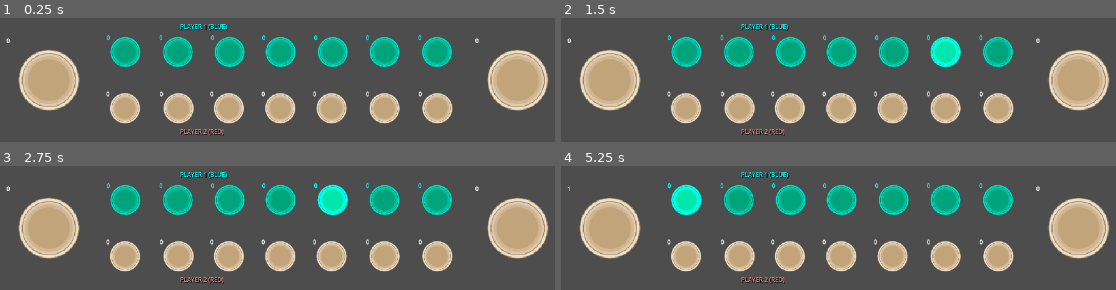
Above: before the commit, frames 1-4 (two rows, left to right).
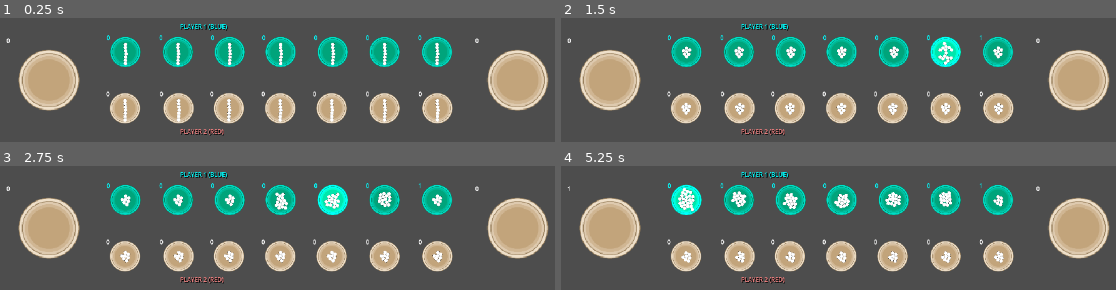
Above: after the commit, the same moments.

Repository: Hoplyman/GameHackathon-Achuuuspekoply
Game: Godot game, scene res://scenes/Gameplay.tscn
Two runs of this game, one before a commit and one after it. Both use one fixed random seed, a clock stepped at 60 frames per second and the inputs below. This scene is started directly instead of the project's main scene.
Inputs (mouse positions are in pixels of both pictures, inside the frame that each line leads up to):
- Up to frame 1 (0.25 s): no input
- Up to frame 2 (1.5 s): move the mouse to (999, 51) at 0.52 s; click (999, 51) at 0.67 s; move the mouse to (943, 51) at 1.27 s; click (943, 51) at 1.42 s
- Up to frame 3 (2.75 s): move the mouse to (333, 199) at 2.02 s; click (333, 199) at 2.17 s
- Up to frame 4 (5.25 s): move the mouse to (844, 199) at 2.77 s; click (844, 199) at 2.92 s; move the mouse to (788, 199) at 3.52 s; click (788, 199) at 3.67 s; move the mouse to (738, 199) at 4.27 s; click (738, 199) at 4.42 s; move the mouse to (688, 199) at 5.02 s; click (688, 199) at 5.17 s

The runs differ from the first frame. In frame 1, 1.6% of the frame differs, in the area x 22-80%, y 20-84%; in frame 2, 1.8%; in frame 3, 2.1%; in frame 4, 2.6%, in the area x 21-80%, y 13-79%.

Commit message:
Refactor pit shell logic and add campaign mode support
Refactored Pit.gd to support both PvP and Campaign modes by detecting the active mode and interacting with the appropriate node. Added campaign.gd script for shell management in campaign mode and updated scene files to remove unused groups and assign new scripts. Deleted Board.tscn and cleaned up main house group assignments.

Diff:
--- a/objects/Pit.gd
+++ b/objects/Pit.gd
@@ -5,7 +5,6 @@
 
 var shells: int = 0
 var fshells: int = 0
-var gameplay  # assigned externally by the manager
 
 func _ready():
 	update_label()
@@ -34,17 +33,34 @@
 	spawn_shells()
 
 func spawn_shells():
+	var gamemode: String = ""
+	var pvp = get_tree().root.get_node("Gameplay")
+	var campaign = get_tree().root.get_node("Campaign")
 	var pits = get_tree().get_nodes_in_group("pits")
 	var pit_index = pits.find(self)
-
-	if pit_index != -1 and gameplay:
+	if campaign:
+		print("Campaign found!")
+		gamemode = "Campaign"
+	elif  pvp:
+		print("Gameplay found!")
+		gamemode = ("Pvp")
+	else:
+		gamemode = ""
+	if pit_index != -1 and gamemode == "Campaign":
 		var pit_node = pits[pit_index]
 		var pitx = pit_node.position.x
 		var pity = pit_node.position.y
-		gameplay.set_shells(shells, pitx, pity)
+		campaign.set_shells(shells, pitx, pity)
+		print("Pit found in group")
+	elif pit_index != -1 and gamemode == "Pvp":
+		var pit_node = pits[pit_index]
+		var pitx = pit_node.position.x
+		var pity = pit_node.position.y
+		pvp.set_shells(shells, pitx, pity)
 		print("Pit found in group")
 	else:
-		print("Pit not found in group or gameplay not assigned!")
+		print("Pit not found in group")
+		return 0
 
 func update_label():
 	var shell_count = fshells
@@ -54,16 +70,33 @@
 		print("Warning: ShellLabel not found in Pit")
 
 func count_shells_in_area() -> int:
+	var gamemode: String = ""
+	var pvp = get_tree().root.get_node("Gameplay")
+	var campaign = get_tree().root.get_node("Campaign")
 	fshells = 0
-	if not gameplay:
-		print("Gameplay not assigned in Pit!")
+	if campaign:
+		print("Campaign found!")
+		gamemode = "Campaign"
+	elif  pvp:
+		print("Gameplay found!")
+		gamemode = ("Pvp")
+	else:
+		gamemode = ""
+	if gamemode == "Campaign":
+		for child in campaign.get_children():
+			if child.name.begins_with("Shell"):  # Or use `is Shell` if you use a script class
+				if shell_area and shell_area.overlaps_body(child):
+					fshells += 1
+		return fshells
+	elif gamemode == "Pvp":
+		for child in pvp.get_children():
+			if child.name.begins_with("Shell"):  # Or use `is Shell` if you use a script class
+				if shell_area and shell_area.overlaps_body(child):
+					fshells += 1
+		return fshells
+	else:
 		return 0
 
-	for child in gameplay.get_children():
-		if child.name.begins_with("Shell"):  # Or use `is Shell` if you use a script class
-			if shell_area and shell_area.overlaps_body(child):
-				fshells += 1
-	return fshells
 
 func _on_gravity_area_body_entered(body: Node2D) -> void:
 	if body is RigidBody2D:
--- a/scenes/Board.tscn
+++ /dev/null
@@ -1,62 +0,0 @@
-[gd_scene load_steps=4 format=3 uid="uid://4dldi0onjqhq"]
-
-[ext_resource type="PackedScene" uid="uid://crgh76dqr0wvu" path="res://objects/Pit.tscn" id="1_qails"]
-[ext_resource type="PackedScene" uid="uid://c6sjqtnwnp0gx" path="res://objects/MainHouse.tscn" id="3_66b1s"]
-[ext_resource type="Script" uid="uid://codaoqvgc6kf3" path="res://scenes/GameManager.gd" id="3_w6jgk"]
-
-[node name="Board" type="Node2D"]
-
-[node name="Pit1" parent="." groups=["pits"] instance=ExtResource("1_qails")]
-position = Vector2(1285, 600)
-
-[node name="Pit2" parent="." groups=["pits"] instance=ExtResource("1_qails")]
-position = Vector2(1145, 600)
-
-[node name="Pit3" parent="." groups=["pits"] instance=ExtResource("1_qails")]
-position = Vector2(1007, 600)
-
-[node name="Pit4" parent="." groups=["pits"] instance=ExtResource("1_qails")]
-position = Vector2(868, 600)
-
-[node name="Pit5" parent="." groups=["pits"] instance=ExtResource("1_qails")]
-position = Vector2(732, 600)
-
-[node name="Pit6" parent="." groups=["pits"] instance=ExtResource("1_qails")]
-position = Vector2(594, 600)
-
-[node name="Pit7" parent="." groups=["pits"] instance=ExtResource("1_qails")]
-position = Vector2(454, 600)
-
-[node name="Pit8" parent="." groups=["pits"] instance=ExtResource("1_qails")]
-position = Vector2(453, 750)
-
-[node name="Pit9" parent="." groups=["pits"] instance=ExtResource("1_qails")]
-position = Vector2(596, 750)
-
-[node name="Pit10" parent="." groups=["pits"] instance=ExtResource("1_qails")]
-position = Vector2(730, 750)
-
-[node name="Pit11" parent="." groups=["pits"] instance=ExtResource("1_qails")]
-position = Vector2(867, 750)
-
-[node name="Pit12" parent="." groups=["pits"] instance=ExtResource("1_qails")]
-position = Vector2(1004, 750)
-
-[node name="Pit13" parent="." groups=["pits"] instance=ExtResource("1_qails")]
-position = Vector2(1145, 750)
-
-[node name="Pit14" parent="." groups=["pits"] instance=ExtResource("1_qails")]
-position = Vector2(1286, 750)
-
-[node name="GameManager" type="Node" parent="."]
-script = ExtResource("3_w6jgk")
-
-[node name="MainHouse1" parent="." groups=["main_houses"] instance=ExtResource("3_66b1s")]
-position = Vector2(250, 675)
-
-[node name="MainHouse2" parent="." groups=["main_houses"] instance=ExtResource("3_66b1s")]
-position = Vector2(1500, 675)
-
-[node name="Camera2D" type="Camera2D" parent="."]
-position = Vector2(869, 672)
-zoom = Vector2(0.8, 0.8)
--- a/scenes/Campaign/BoardC.tscn
+++ b/scenes/Campaign/BoardC.tscn
@@ -6,28 +6,28 @@
 
 [node name="BoardC" type="Node2D"]
 
-[node name="Pit1" parent="." groups=["pits"] instance=ExtResource("2_d6s7t")]
+[node name="Pit1" parent="." instance=ExtResource("2_d6s7t")]
 position = Vector2(699, 560)
 
-[node name="Pit2" parent="." groups=["pits"] instance=ExtResource("2_d6s7t")]
+[node name="Pit2" parent="." instance=ExtResource("2_d6s7t")]
 position = Vector2(664, 684)
 
-[node name="Pit3" parent="." groups=["pits"] instance=ExtResource("2_d6s7t")]
+[node name="Pit3" parent="." instance=ExtResource("2_d6s7t")]
 position = Vector2(715, 806)
 
-[node name="Pit4" parent="." groups=["pits"] instance=ExtResource("2_d6s7t")]
+[node name="Pit4" parent="." instance=ExtResource("2_d6s7t")]
 position = Vector2(867, 848)
 
-[node name="Pit5" parent="." groups=["pits"] instance=ExtResource("2_d6s7t")]
+[node name="Pit5" parent="." instance=ExtResource("2_d6s7t")]
 position = Vector2(1003, 817)
 
-[node name="Pit6" parent="." groups=["pits"] instance=ExtResource("2_d6s7t")]
+[node name="Pit6" parent="." instance=ExtResource("2_d6s7t")]
 position = Vector2(1072, 688)
 
-[node name="Pit7" parent="." groups=["pits"] instance=ExtResource("2_d6s7t")]
+[node name="Pit7" parent="." instance=ExtResource("2_d6s7t")]
 position = Vector2(1039, 554)
 
-[node name="MainHouse1" parent="." groups=["main_houses"] instance=ExtResource("4_4nujt")]
+[node name="MainHouse1" parent="." instance=ExtResource("4_4nujt")]
 position = Vector2(872, 490)
 
 [node name="Camera2D" type="Camera2D" parent="."]
--- a/scenes/Campaign/Campaign.tscn
+++ b/scenes/Campaign/Campaign.tscn
@@ -1,9 +1,11 @@
-[gd_scene load_steps=3 format=3 uid="uid://ddr6vc600sy3g"]
+[gd_scene load_steps=4 format=3 uid="uid://ddr6vc600sy3g"]
 
 [ext_resource type="PackedScene" uid="uid://dhl7lyh8ulnim" path="res://scenes/Campaign/BoardC.tscn" id="1_1u1o0"]
+[ext_resource type="Script" uid="uid://bxi78pycvdork" path="res://scenes/Campaign/campaign.gd" id="1_x5nh7"]
 [ext_resource type="Script" uid="uid://bbggvj5723soo" path="res://scenes/Campaign/CampaignManager.gd" id="2_ru8ed"]
 
 [node name="Campaign" type="Node2D"]
+script = ExtResource("1_x5nh7")
 
 [node name="BoardC" parent="." instance=ExtResource("1_1u1o0")]
 
--- /dev/null
+++ b/scenes/Campaign/campaign.gd
@@ -0,0 +1,37 @@
+extends Node2D
+
+func set_shells(Shells: int, x: int, y: int):
+	remove_shells_near(x, y, 5)  # Clear nearby shells first
+	var shell_scene = preload("res://objects/Shell.tscn")
+
+	for j in range(Shells):
+		var shell_instance = shell_scene.instantiate()
+		shell_instance.position = Vector2(x, y)  # Set shell position
+		add_child(shell_instance)  # Add directly to this node or adjust as needed
+
+func remove_shells_near(x: int, y: int, radius: float):
+	var pit: Node2D = get_nearest_pit(x, y, radius)
+	var center = Vector2(x, y)
+	for child in get_children():
+		if child.name.begins_with("Shell"):
+			if child.position.distance_to(center) <= radius:
+				child.queue_free()
+
+func get_nearest_pit(x: float, y: float, radius: float) -> Node2D:
+	var target_pos = Vector2(x, y)
+	var nearest_pit: Node2D = null
+	var min_distance = radius
+
+	for node in get_tree().get_nodes_in_group("pits"):
+		if node is Node2D and node.name.begins_with("Pit"):
+			var dist = node.position.distance_to(target_pos)
+			if dist <= min_distance:
+				min_distance = dist
+				nearest_pit = node
+	return nearest_pit
+
+func add_shells(x: int, y: int):
+	var shell_scene = preload("res://objects/Shell.tscn")
+	var shell_instance = shell_scene.instantiate()
+	shell_instance.position = Vector2(x, y)  # Set shell position
+	add_child(shell_instance)  # Add directly to this node or adjust as needed)
--- a/scenes/Gameplay.tscn
+++ b/scenes/Gameplay.tscn
@@ -1,5 +1,6 @@
-[gd_scene load_steps=5 format=3 uid="uid://oxqv1afhmwa5"]
+[gd_scene load_steps=6 format=3 uid="uid://oxqv1afhmwa5"]
 
+[ext_resource type="Script" uid="uid://b3vvq5tna3oo7" path="res://scenes/Gameplay.gd" id="1_a8mty"]
 [ext_resource type="PackedScene" uid="uid://crgh76dqr0wvu" path="res://objects/Pit.tscn" id="2_jfxgp"]
 [ext_resource type="Script" uid="uid://codaoqvgc6kf3" path="res://scenes/GameManager.gd" id="3_gnmmn"]
 [ext_resource type="PackedScene" uid="uid://c6sjqtnwnp0gx" path="res://objects/MainHouse.tscn" id="4_4rwr5"]
@@ -11,6 +12,7 @@
 point_count = 18
 
 [node name="Gameplay" type="Node2D"]
+script = ExtResource("1_a8mty")
 
 [node name="Pit1" parent="." instance=ExtResource("2_jfxgp")]
 position = Vector2(1285, 600)
@@ -57,10 +59,10 @@
 [node name="GameManager" type="Node" parent="."]
 script = ExtResource("3_gnmmn")
 
-[node name="MainHouse1" parent="." groups=["main_houses"] instance=ExtResource("4_4rwr5")]
+[node name="MainHouse1" parent="." instance=ExtResource("4_4rwr5")]
 position = Vector2(250, 675)
 
-[node name="MainHouse2" parent="." groups=["main_houses"] instance=ExtResource("4_4rwr5")]
+[node name="MainHouse2" parent="." instance=ExtResource("4_4rwr5")]
 position = Vector2(1500, 675)
 
 [node name="Camera2D" type="Camera2D" parent="."]
Not shown, added: scenes/Campaign/campaign.gd.uid
